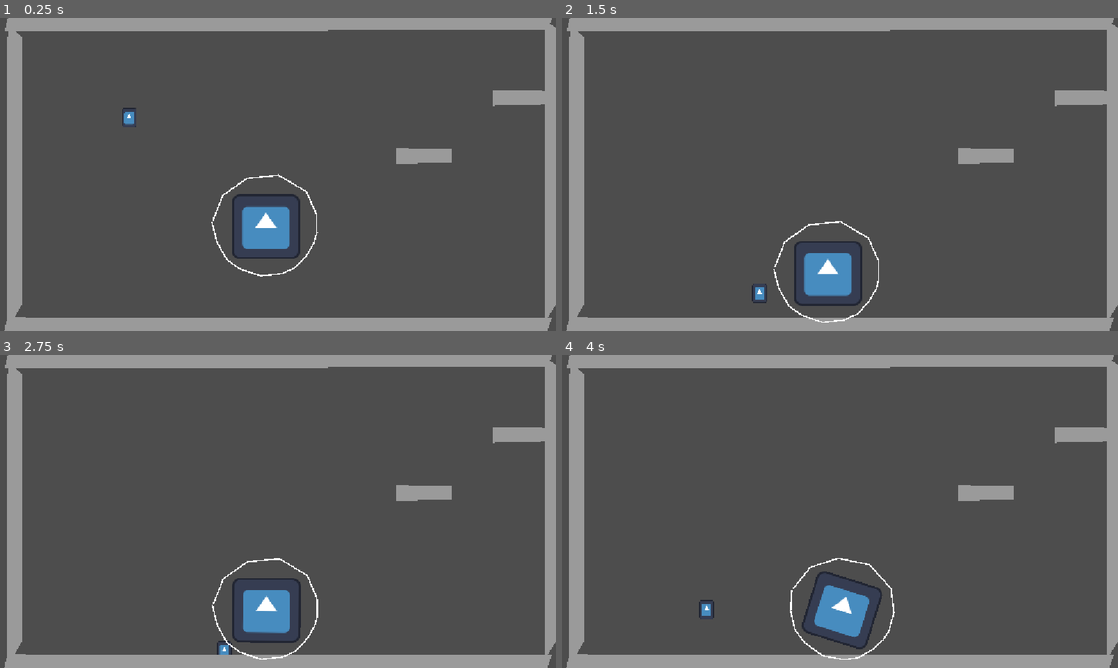
Above: before the commit, frames 1-4 (two rows, left to right).
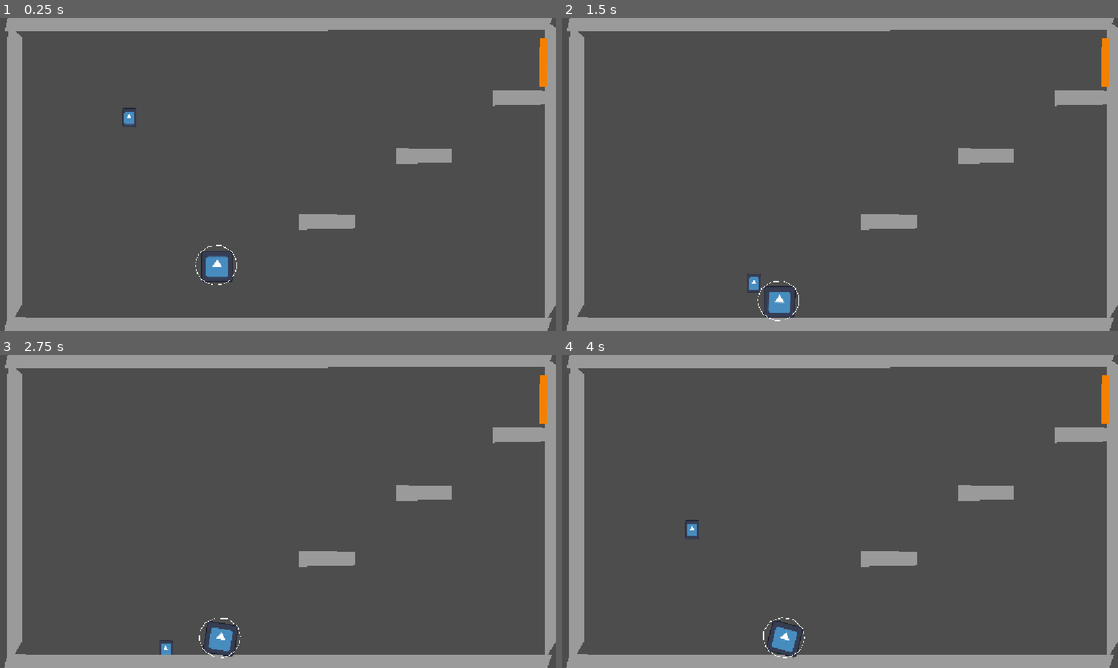
Above: after the commit, the same moments.

Repository: TAL-Trent/SSJamF2026
Game: Godot game, scene res://Test Scene Dev Trent.tscn
Two runs of this game, one before a commit and one after it. Both use one fixed random seed, a clock stepped at 60 frames per second and the inputs below. This scene is started directly instead of the project's main scene. The engine's default icon, where the game draws it, is replaced by a stand-in: a white triangle on a blue panel in a dark square.
Inputs:
- Up to frame 1 (0.25 s): no input
- Up to frame 2 (1.5 s): hold Right (right) 0.53-1.28 s; tap Space (jump) at 0.77 s; hold Left (left) from 1.28 s (still down)
- Up to frame 3 (2.75 s): tap Space (jump) at 1.52 s; release Left (left) at 2.03 s; hold Right (right) from 2.03 s (still down)
- Up to frame 4 (4 s): tap Space (jump) at 3.02, 3.77 s; release Right (right) at 3.53 s; hold Left (left) from 3.53 s (still down)

The runs differ from the first frame. In frame 1, 2.8% of the frame differs, in the area x 35-99%, y 6-86%; in frame 2, 2.9%; in frame 3, 2.8%; in frame 4, 3.0%, in the area x 22-99%, y 6-98%.

Commit message:
added collision function for end of level, currently broken

Diff:
--- a/jank/Test Scene Dev Trent.tscn
+++ b/jank/Test Scene Dev Trent.tscn
@@ -16,12 +16,13 @@
 size = Vector2(126, 30)
 
 [sub_resource type="CircleShape2D" id="CircleShape2D_oym00"]
-radius = 205.4069
+radius = 86.833176
 
-[node name="Node2D" type="Node2D" unique_id=965193724 node_paths=PackedStringArray("Player", "PlayerSprite")]
+[node name="Node2D" type="Node2D" unique_id=965193724 node_paths=PackedStringArray("Player", "PlayerSprite", "EolTrigger")]
 script = ExtResource("1_jkau5")
 Player = NodePath("Player")
 PlayerSprite = NodePath("Player2dSprite")
+EolTrigger = NodePath("Area2D")
 
 [node name="Player2dSprite" type="Sprite2D" parent="." unique_id=1676920389]
 position = Vector2(268, 190)
@@ -119,16 +120,42 @@
 mass = 5.0
 
 [node name="CollisionShape2D" type="CollisionShape2D" parent="Ball" unique_id=584389202]
-position = Vector2(551, 403)
+position = Vector2(450, 485)
 scale = Vector2(0.5, 0.5)
 shape = SubResource("CircleShape2D_oym00")
 
 [node name="Icon" type="Sprite2D" parent="Ball/CollisionShape2D" unique_id=869864279]
 position = Vector2(6.1035156e-05, 1.9999695)
-scale = Vector2(2.2187512, 2.0937505)
+scale = Vector2(1.0312488, 1.0312496)
 texture = ExtResource("2_h7ysx")
 
 [node name="Line2D" type="Line2D" parent="Ball/CollisionShape2D" unique_id=1704672838]
-position = Vector2(-3.9999695, -4)
-scale = Vector2(0.5899471, 0.57738894)
+position = Vector2(-5.4247417, -3.4765828)
+scale = Vector2(0.23375602, 0.22844152)
 points = PackedVector2Array(-365, -34, -297, -214, -127, -337, 95, -360, 291, -242, 360, -83, 364, 51, 345, 125, 296, 211, 215, 301, 124, 345, -28, 363, -173, 314, -266, 247, -336, 124, -372, -22)
+
+[node name="Chunk3" type="StaticBody2D" parent="." unique_id=981929648]
+position = Vector2(772, 110)
+
+[node name="Polygon2D" type="Polygon2D" parent="Chunk3" unique_id=578532576]
+position = Vector2(-36.000015, 295)
+scale = Vector2(0.2373221, 0.3597568)
+color = Color(0.6073017, 0.60730165, 0.60730165, 1)
+polygon = PackedVector2Array(1.8955078, 6.378113, -488.1045, 2.3781128, -491.1045, 92.37811, -2.1044922, 85.37811)
+
+[node name="CollisionShape2D" type="CollisionShape2D" parent="Chunk3" unique_id=2031323877]
+position = Vector2(-90, 312)
+shape = SubResource("RectangleShape2D_48r1q")
+
+[node name="Area2D" type="Area2D" parent="." unique_id=655159511]
+
+[node name="CollisionPolygon2D" type="CollisionPolygon2D" parent="Area2D" unique_id=1804080934]
+position = Vector2(-638, 1)
+scale = Vector2(1.5625031, 1)
+polygon = PackedVector2Array(1118, 42, 1135, 42, 1134, 142, 1117, 142)
+
+[node name="Polygon2D" type="Polygon2D" parent="Area2D" unique_id=450298845]
+color = Color(0.955715, 0.5051854, 7.70092e-07, 1)
+polygon = PackedVector2Array(1118, 42, 1135, 42, 1134, 142, 1117, 142)
+
+[connection signal="area_entered" from="Area2D" to="." method="_on_area_2d_area_entered"]
--- a/jank/Test Scene Script dev trent.gd
+++ b/jank/Test Scene Script dev trent.gd
@@ -2,6 +2,7 @@
 
 @export var Player: RigidBody2D
 @export var PlayerSprite: Sprite2D
+@export var EolTrigger: Area2D
 
 func _input(event):
 	if event.is_action_pressed("jump"):
@@ -35,3 +36,7 @@
 # Called every frame. 'delta' is the elapsed time since the previous frame.
 func _process(delta: float) -> void:
 	PlayerSprite.global_position = Player.global_position
+
+#(broken)called when the player touches the end of level trigger
+func _on_area_2d_area_entered(shape: CollisionShape2D) -> void:
+	print("level exit entered")
